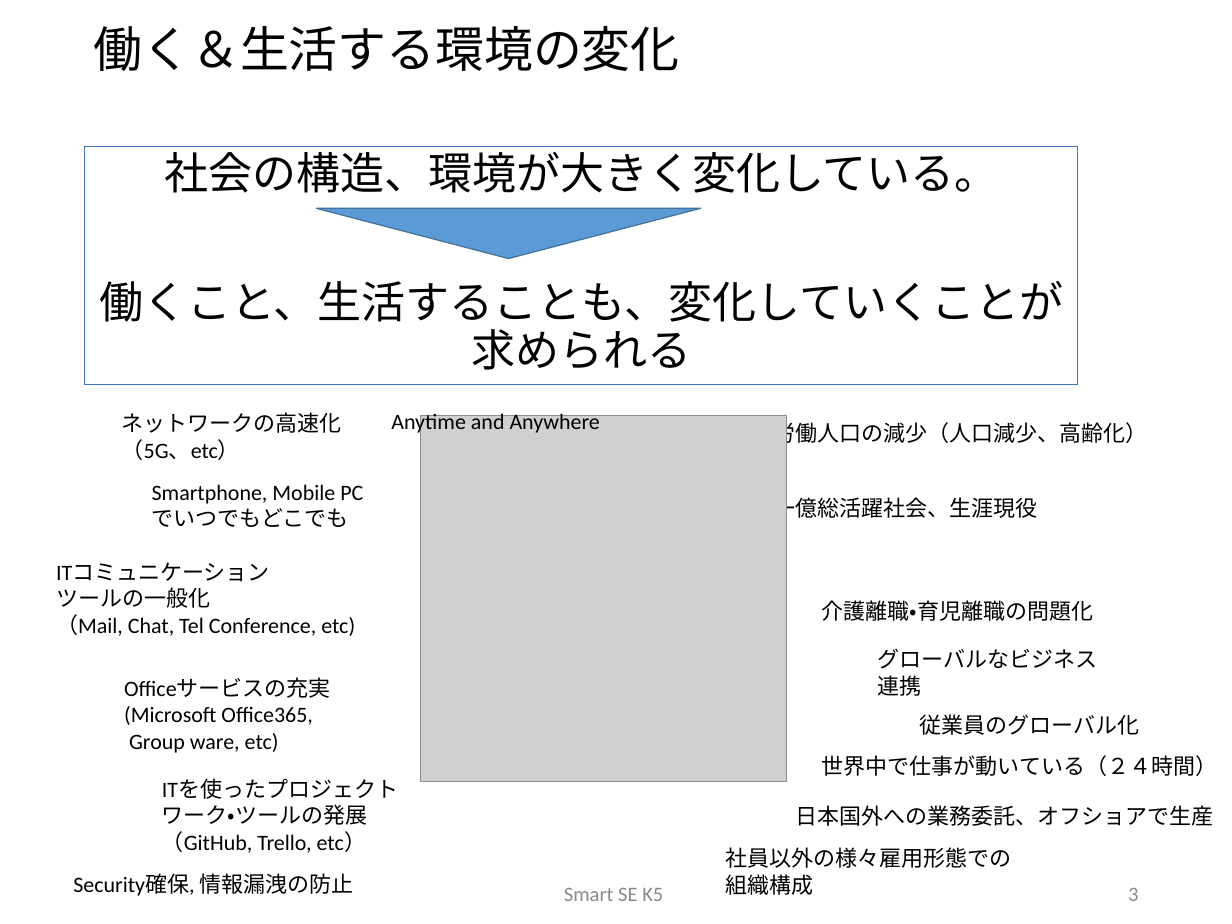
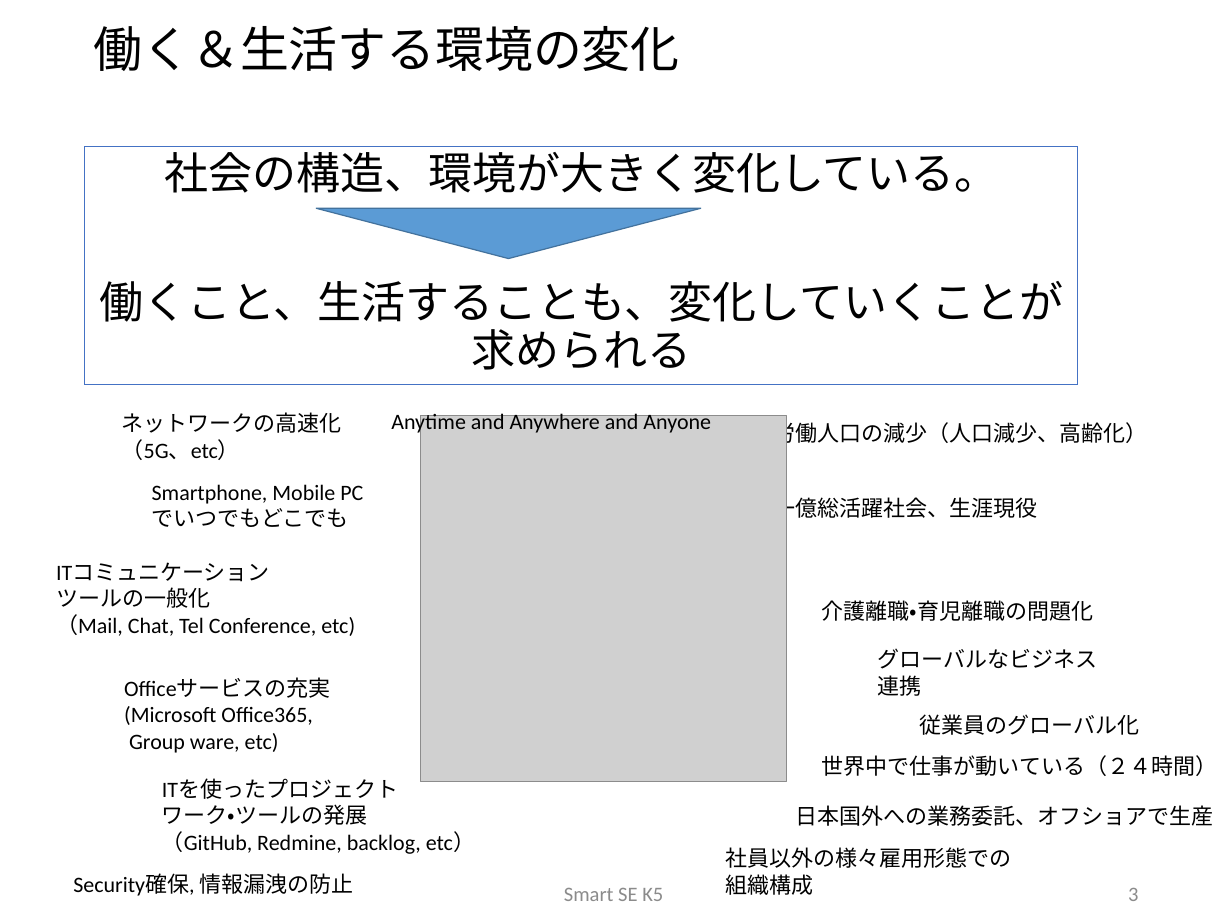
Before and after one commit to sakai-memoru/smartse19, a slide deck: slide 3 of _project_docs/SSE19_CD_PROP.pptx. Drawn at 1232x924 pixels with LibreOffice and Linux fonts; fonts in the diff are those of the drawing; grey boxes stand for pictures; background and template pictures are left out. Boxes give left, top, right and bottom in pixels: in the first picture for what was removed or moved away, otherwise in the second. Text is boxed around its words. In the diff, an @@ line names an element or a change of style, - is before the commit and + after.

```diff
--- a/_project_docs/SSE19_CD_PROP.pptx
+++ b/_project_docs/SSE19_CD_PROP.pptx
@@ text at (391,410,711,435): text changed @@
-Anytime and Anywhere
+Anytime and Anywhere and Anyone
@@ text at (162,831,476,854): text changed @@
-（GitHub, Trello, etc）
+（GitHub, Redmine, backlog, etc）
```
Also in this commit, not shown: 10 other slides changed, 2 slides added, 8 other files.
